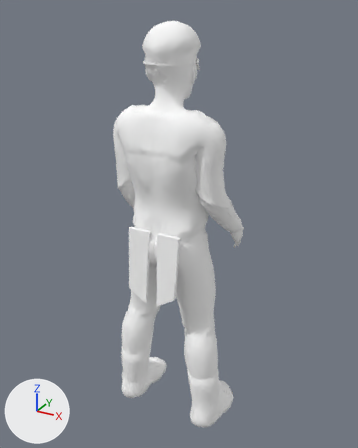
The Blender file assets/models/characters/primm_parts/primm_skinned.blend: old version first, new version second.
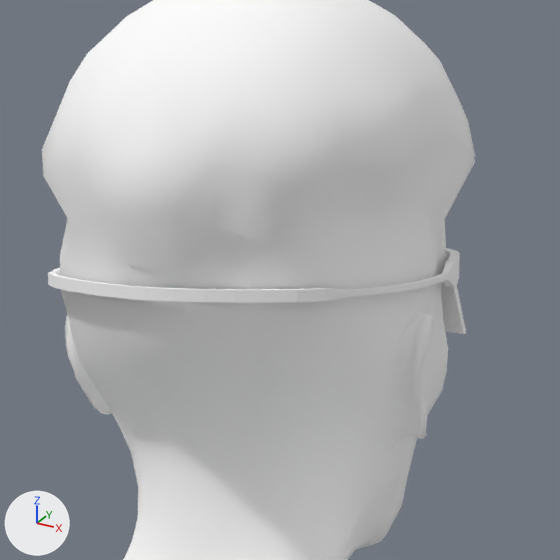
There are two pictures of each version: one whole from a 50 mm camera at (0.99, -1.682, 1.849) aimed at (-0.007, 0.131, 0.943), one close up on the part from 38% to 59% of the width and 5% to 22% of the height. Every picture has the same lights, and +X, +Y and +Z are marked at lower left. The last two pictures show the newer version.

The first close-up shows 'Primm'.
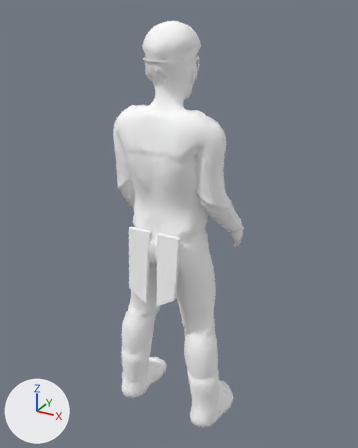
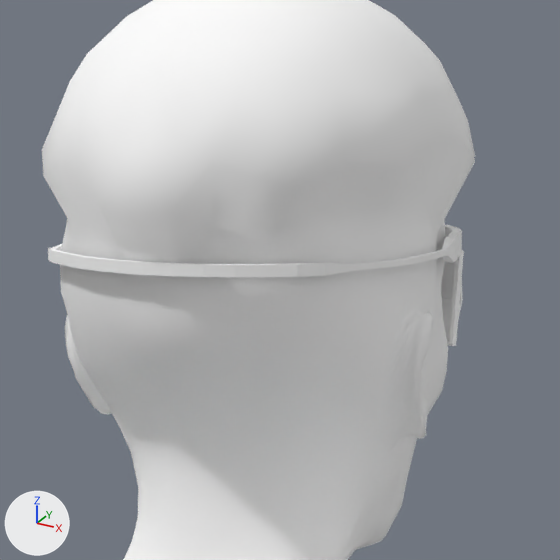
Where the change shows, as pixel boxes [x1, y1, x2, y2] in the close-ups (560 x 560 px; the box of a moved part takes in the faces that stretch with it):
part 1 of me_primm, added: after [447, 250, 464, 346]
part 2 of me_primm, moved or reshaped: before [48, 248, 466, 334]; after [48, 225, 463, 341]

The change in detail:
me_primm is used by ob_primm; location (0.0, 0.0, 0.0).
me_primm had 7959 vertices, 10746 faces and spanned x -0.29..0.29, y -0.13..0.36, z 0.0..1.8.
me_primm now has 8007 vertices, 10792 faces and spans x -0.29..0.29, y -0.13..0.36, z 0.0..1.8.
me_primm part 1: a new loose piece of 24 vertices spanning x 0.0..0.07, y 0.15..0.18, z 1.61..1.67, in mat_heroskin (white #ffffff).
Part 2, on me_primm:
20 vertices are removed from x -0.09..0.09, y -0.05..0.17, z 1.62..1.66.
155 faces are deleted.
76 vertices in x -0.1..0.1, y -0.06..0.18, z 1.65 move by (0.0, 0.0, 0.02).
29 vertices in x -0.1..0.1, y 0.0..0.09, z 1.65 move by (0.0, 0.0, 0.01).
6 vertices in x -0.1..0.1, y -0.02..0.02, z 1.65..1.66 move by (0.0, 0.01, 0.01).
18 vertices move from x -0.1..0.1, y -0.04..0.2, z 1.62..1.66 to x -0.1..0.1, y -0.05..0.18, z 1.61..1.67.
28 vertices are added at x -0.09..0.09, y -0.06..0.18, z 1.61..1.67.
163 new faces join them, mat_heroskin (white #ffffff).
Other edits to the shape of me_primm do not show in these pictures.
